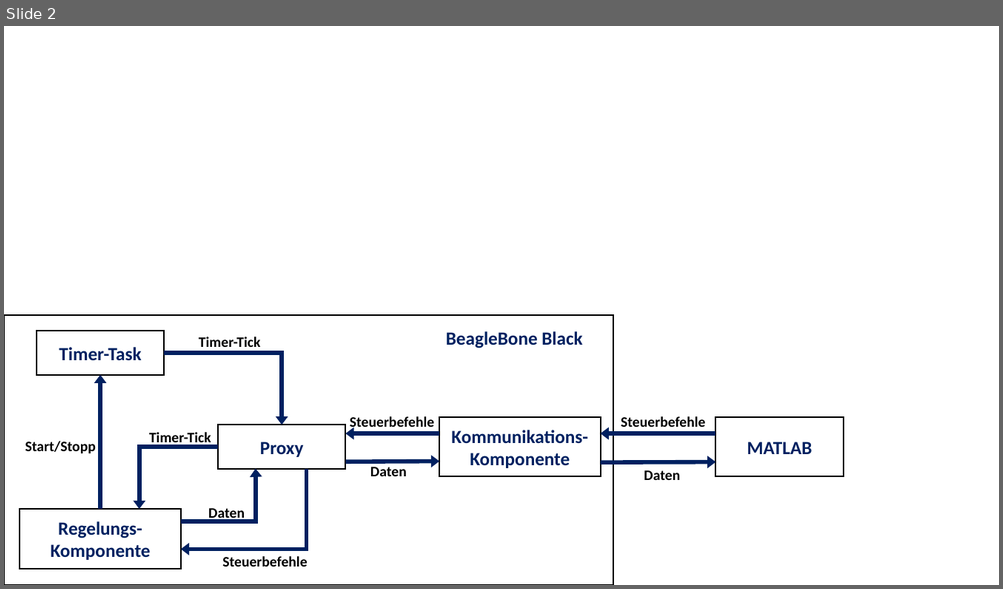
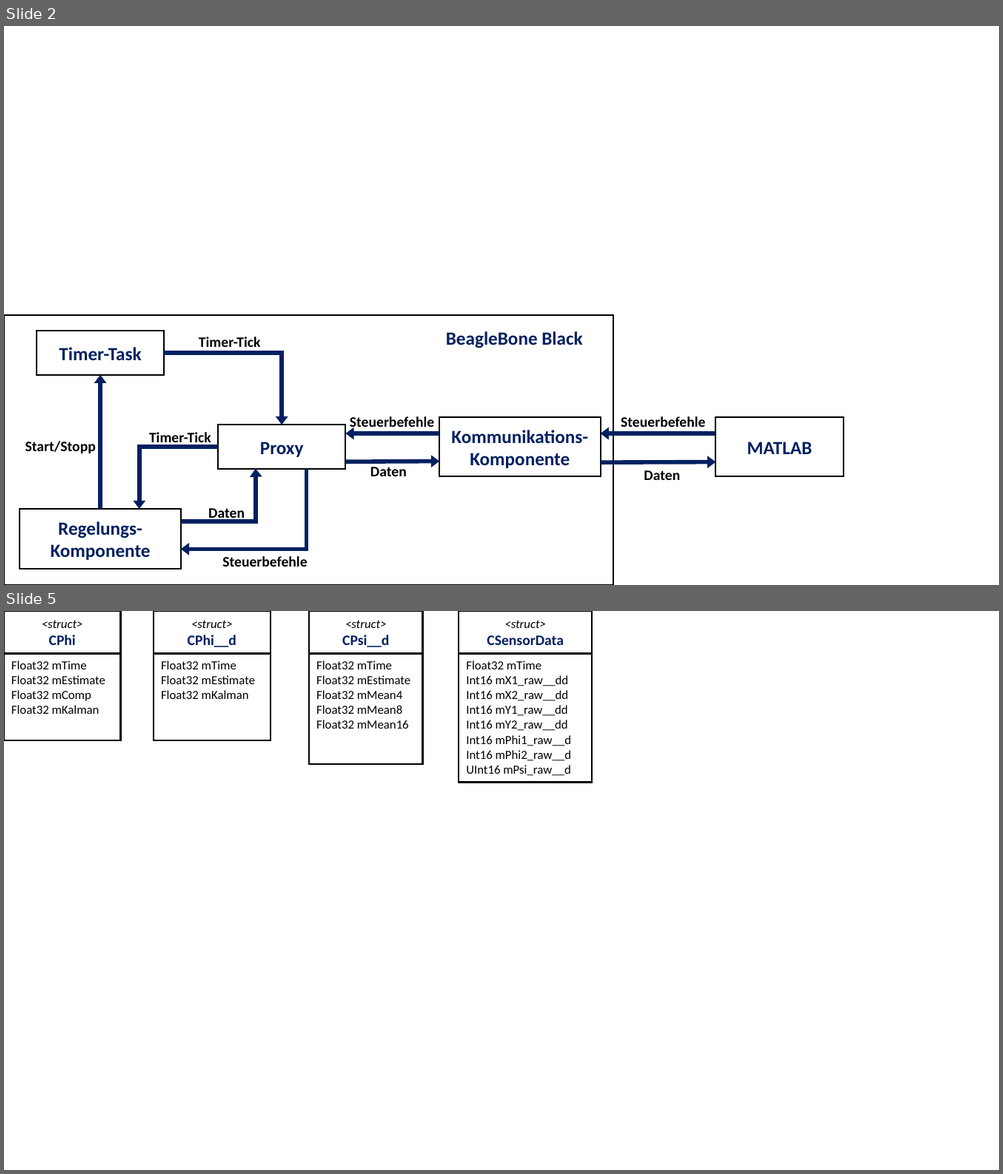
Before and after one commit to HSKA-CuBa/CuBa_git, a slide deck: 1_Dokumentation/Zeichnungen/SW_Doku.pptx. Shown one above the other, each under a label of ours: slide 2 before the commit, slides 2 and 5 after it; the slides between them are not shown. The pictures are 1003x589 and 1003x1174 pixels, drawn with LibreOffice and Linux fonts; fonts in the diff are those of the drawing. Boxes give left, top, right and bottom in pixels: in the first picture for what was removed or moved away, otherwise in the second. Text is boxed around its words. In the diff, an @@ line names an element or a change of style, - is before the commit and + after.

```diff
--- a/1_Dokumentation/Zeichnungen/SW_Doku.pptx
+++ b/1_Dokumentation/Zeichnungen/SW_Doku.pptx
@@ slide 5 added at (4,611,999,1170), background #FFFFFF @@
@@ rectangle added at (4,611,120,653), fill #FFFFFF, outline #000000 1.5 pt, 12 pt, text #000000, italic @@
+<struct>
+CPhi
@@ rectangle added at (154,611,270,653), fill #FFFFFF, outline #000000 1.5 pt, 12 pt, text #000000, italic @@
+<struct>
+CPhi__d
@@ rectangle added at (309,611,423,653), fill #FFFFFF, outline #000000 1.5 pt, 12 pt, text #000000, italic @@
+<struct>
+CPsi__d
@@ rectangle added at (459,611,592,653), fill #FFFFFF, outline #000000 1.5 pt, 14 pt, text #002060, bold @@
+<struct>
+CSensorData
@@ rectangle added at (4,653,120,741), fill #FFFFFF, outline #000000 1.5 pt, 12 pt, text #000000 @@
+Float32 mTime
+Float32 mEstimate
+Float32 mComp
+Float32 mKalman
@@ rectangle added at (154,653,270,741), fill #FFFFFF, outline #000000 1.5 pt, 12 pt, text #000000 @@
+Float32 mTime
+Float32 mEstimate
+Float32 mKalman
@@ rectangle added at (309,653,423,764), fill #FFFFFF, outline #000000 1.5 pt, 12 pt, text #000000 @@
+Float32 mTime
+Float32 mEstimate
+Float32 mMean4
+Float32 mMean8
+Float32 mMean16
@@ rectangle added at (459,653,592,783), fill #FFFFFF, outline #000000 1.5 pt, 12 pt, text #000000 @@
+Float32 mTime
+Int16 mX1_raw__dd
+Int16 mX2_raw__dd
+Int16 mY1_raw__dd
+Int16 mY2_raw__dd
+Int16 mPhi1_raw__d
+Int16 mPhi2_raw__d
+UInt16 mPsi_raw__d
```
Also in this commit, not shown: 1 slide changed, 1 other slide added, 23 other files.
